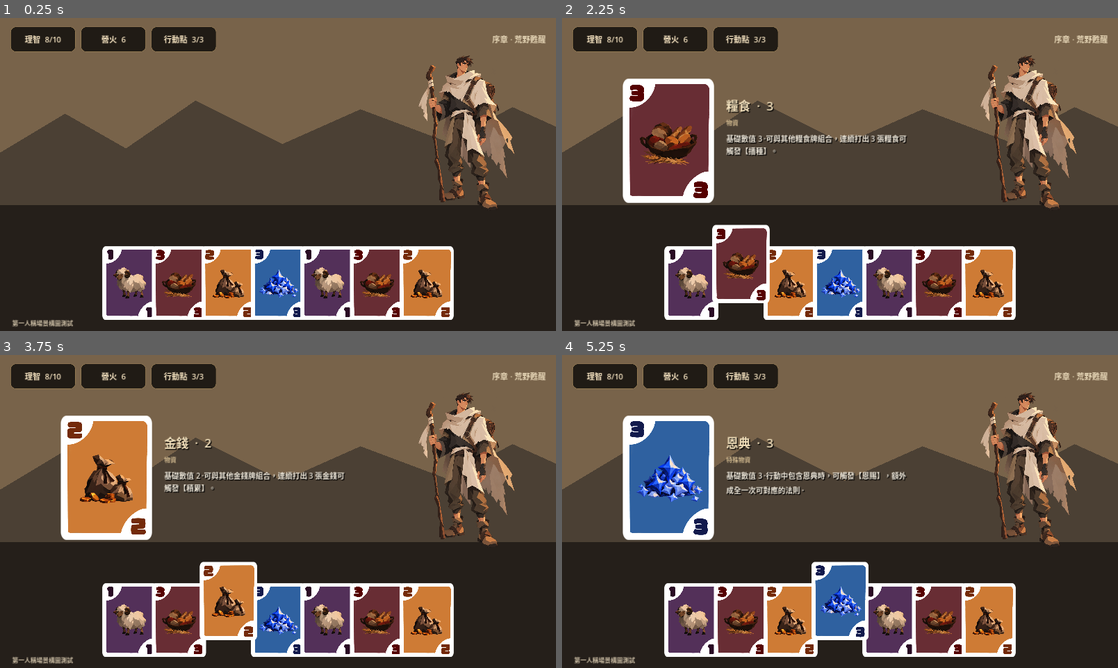
Above: before the commit, frames 1-4 (two rows, left to right).
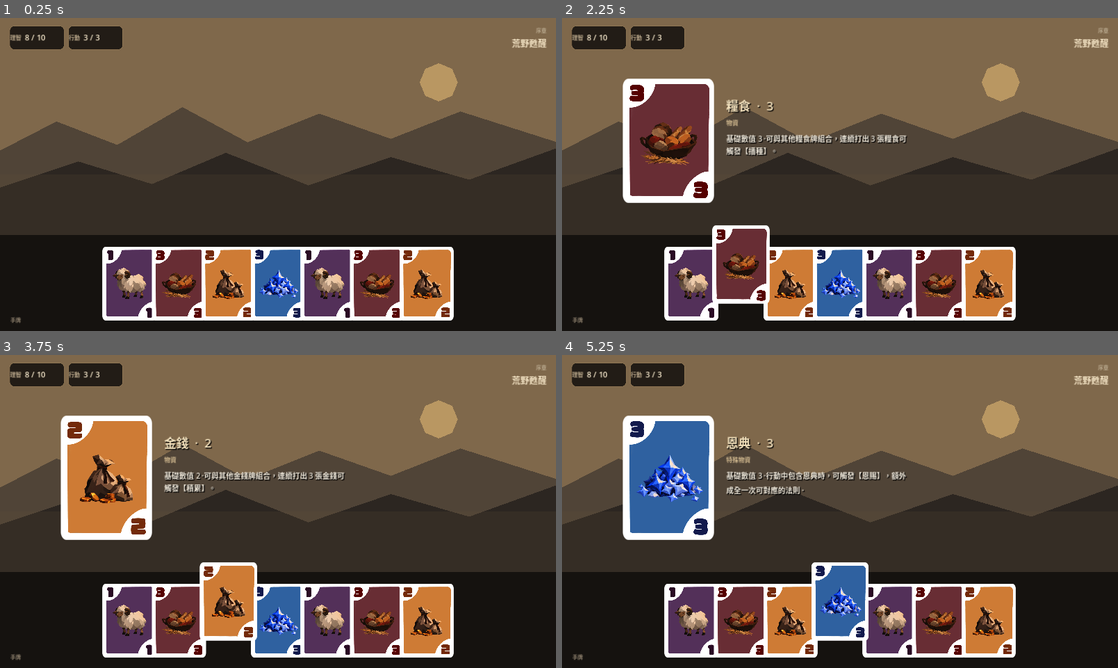
Above: after the commit, the same moments.

Repository: Timothy1007/shepherd
Game: Godot game, scene res://scenes/main.tscn
Same seed, same stepped clock (60 frames per second), same inputs: the game is played once before the commit and once after it.
Inputs (mouse positions are in pixels of both pictures, inside the frame that each line leads up to):
- Up to frame 1 (0.25 s): no input
- Up to frame 2 (2.25 s): click (689, 284) at 0.52 s; click (689, 265) at 1.27 s; click (739, 284) at 2.02 s
- Up to frame 3 (3.75 s): click (177, 602) at 2.77 s; click (227, 621) at 3.52 s
- Up to frame 4 (5.25 s): click (789, 602) at 4.27 s; click (840, 621) at 5.02 s

The runs differ from the first frame. In frame 1, 12% of the frame differs, in the area x 0-100%, y 2-99%; in frame 2, 11%; in frame 3, 11%; in frame 4, 11%.

Commit message:
ui: establish first-person wilderness HUD skeleton

Diff:
--- a/godot/scripts/main.gd
+++ b/godot/scripts/main.gd
@@ -44,21 +44,31 @@
 	return l
 
 func _build_vertical_slice() -> void:
-	var bg=ColorRect.new(); bg.set_anchors_and_offsets_preset(Control.PRESET_FULL_RECT); bg.color=Color("#3b2d22"); add_child(bg)
-	var sky=ColorRect.new(); sky.position=Vector2(0,0); sky.size=Vector2(1280,455); sky.color=Color("#78634a"); add_child(sky)
-	var horizon=Polygon2D.new(); horizon.polygon=PackedVector2Array([Vector2(0,310),Vector2(150,220),Vector2(290,300),Vector2(450,190),Vector2(650,290),Vector2(830,210),Vector2(1030,285),Vector2(1180,205),Vector2(1280,250),Vector2(1280,520),Vector2(0,520)]); horizon.color=Color("#4b4034"); add_child(horizon)
-	var ground=ColorRect.new(); ground.position=Vector2(0,430); ground.size=Vector2(1280,290); ground.color=Color("#251f1a"); add_child(ground)
-
-	var top=HBoxContainer.new(); top.position=Vector2(24,20); top.size=Vector2(1232,58); top.add_theme_constant_override("separation",12); add_child(top)
-	for t in ["理智  8/10","營火  6","行動點  3/3"]:
-		var p=PanelContainer.new(); p.custom_minimum_size=Vector2(150,48); p.add_theme_stylebox_override("panel",panel_style(Color(0.07,0.06,0.05,0.86),12)); var x=make_label(t,18,Color("#f1dfbd")); x.horizontal_alignment=HORIZONTAL_ALIGNMENT_CENTER; x.vertical_alignment=VERTICAL_ALIGNMENT_CENTER; p.add_child(x); top.add_child(p)
+	var bg=ColorRect.new(); bg.set_anchors_and_offsets_preset(Control.PRESET_FULL_RECT); bg.color=Color("#17130f"); add_child(bg)
+	# Temporary art-directed wilderness backdrop; replace with final scene art later.
+	var sky=ColorRect.new(); sky.position=Vector2(0,0); sky.size=Vector2(1280,500); sky.color=Color("#8a7152"); add_child(sky)
+	var sun=Polygon2D.new(); sun.polygon=PackedVector2Array([Vector2(0,-44),Vector2(31,-31),Vector2(44,0),Vector2(31,31),Vector2(0,44),Vector2(-31,31),Vector2(-44,0),Vector2(-31,-31)]); sun.position=Vector2(1010,148); sun.color=Color("#c9a46b"); add_child(sun)
+	var far=Polygon2D.new(); far.polygon=PackedVector2Array([Vector2(0,305),Vector2(130,238),Vector2(270,292),Vector2(420,205),Vector2(570,286),Vector2(735,220),Vector2(900,278),Vector2(1060,215),Vector2(1280,285),Vector2(1280,520),Vector2(0,520)]); far.color=Color("#574a3c"); add_child(far)
+	var near=Polygon2D.new(); near.polygon=PackedVector2Array([Vector2(0,390),Vector2(180,330),Vector2(350,382),Vector2(520,310),Vector2(710,385),Vector2(900,320),Vector2(1080,372),Vector2(1280,300),Vector2(1280,545),Vector2(0,545)]); near.color=Color("#302a24"); add_child(near)
+	var haze=ColorRect.new(); haze.position=Vector2(0,360); haze.size=Vector2(1280,185); haze.color=Color(0.43,0.34,0.25,0.16); add_child(haze)
+	var ground=ColorRect.new(); ground.position=Vector2(0,500); ground.size=Vector2(1280,220); ground.color=Color("#171411"); add_child(ground)
+	var vignette=ColorRect.new(); vignette.set_anchors_and_offsets_preset(Control.PRESET_FULL_RECT); vignette.color=Color(0,0,0,0.08); vignette.mouse_filter=Control.MOUSE_FILTER_IGNORE; add_child(vignette)
+
+	var top=HBoxContainer.new(); top.position=Vector2(22,18); top.size=Vector2(1236,52); top.add_theme_constant_override("separation",9); add_child(top)
+	for datum in [["理智","8 / 10"],["行動","3 / 3"]]:
+		var p=PanelContainer.new(); p.custom_minimum_size=Vector2(126,44); p.add_theme_stylebox_override("panel",panel_style(Color(0.055,0.047,0.039,0.82),10,Color(0.72,0.60,0.40,0.32),1))
+		var row=HBoxContainer.new(); row.add_theme_constant_override("separation",8); p.add_child(row)
+		var k=make_label(datum[0],13,Color("#bba98c")); var v=make_label(datum[1],18,Color("#f3e5c9")); row.add_child(k); row.add_child(v); top.add_child(p)
 	var spacer=Control.new(); spacer.size_flags_horizontal=Control.SIZE_EXPAND_FILL; top.add_child(spacer)
-	top.add_child(make_label("序章 · 荒野甦醒",18,Color("#e8d8b8")))
-
-	var portrait=TextureRect.new(); portrait.texture=load("res://assets/characters/character-wanderer-v1-transparent.png"); portrait.expand_mode=TextureRect.EXPAND_IGNORE_SIZE; portrait.stretch_mode=TextureRect.STRETCH_KEEP_ASPECT_CENTERED; portrait.position=Vector2(900,78); portrait.size=Vector2(330,370); portrait.texture_filter=CanvasItem.TEXTURE_FILTER_LINEAR; add_child(portrait)
-
-
-	var hand=Control.new(); hand.position=Vector2(0,525); hand.size=Vector2(1280,180); hand.mouse_filter=Control.MOUSE_FILTER_PASS; add_child(hand)
+	var chapter=VBoxContainer.new(); chapter.alignment=BoxContainer.ALIGNMENT_END
+	var ch=make_label("序章",12,Color("#b9a98e")); ch.horizontal_alignment=HORIZONTAL_ALIGNMENT_RIGHT; chapter.add_child(ch)
+	var loc=make_label("荒野甦醒",20,Color("#f2e2c3")); loc.horizontal_alignment=HORIZONTAL_ALIGNMENT_RIGHT; chapter.add_child(loc); top.add_child(chapter)
+
+
+	# First-person exploration view: the protagonist is intentionally not pinned on-screen.
+
+
+	var hand=Control.new(); hand.position=Vector2(0,526); hand.size=Vector2(1280,180); hand.mouse_filter=Control.MOUSE_FILTER_PASS; add_child(hand)
 	var count: int = hand_cards.size()
 	var overlap: float = 16.0
 	var step: float = CARD_SIZE.x - overlap
@@ -76,7 +86,7 @@
 		card.pressed.connect(func(c=card, data=item): _select_card(c, data))
 
 	_build_inspector()
-	var tag=make_label("第一人稱場景構圖測試",14,Color("#cbbda4")); tag.position=Vector2(28,690); add_child(tag)
+	var hand_hint=make_label("手牌",12,Color("#8f816d")); hand_hint.position=Vector2(24,684); add_child(hand_hint)
 
 func _build_inspector() -> void:
 	inspector=Control.new()
